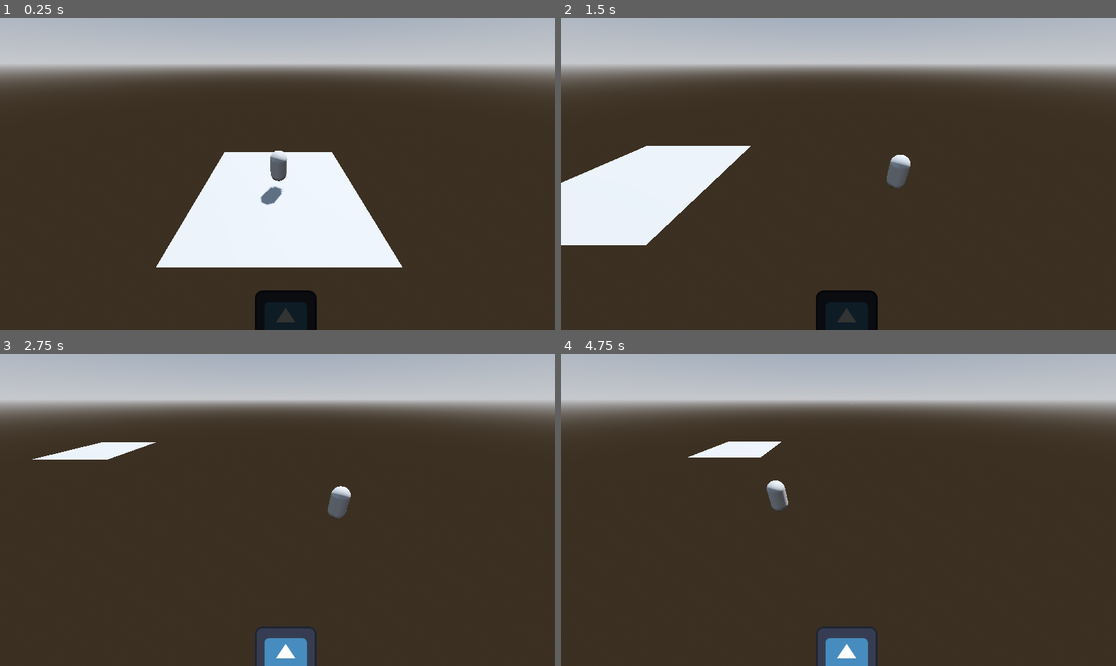
Above: before the commit, frames 1-4 (two rows, left to right).
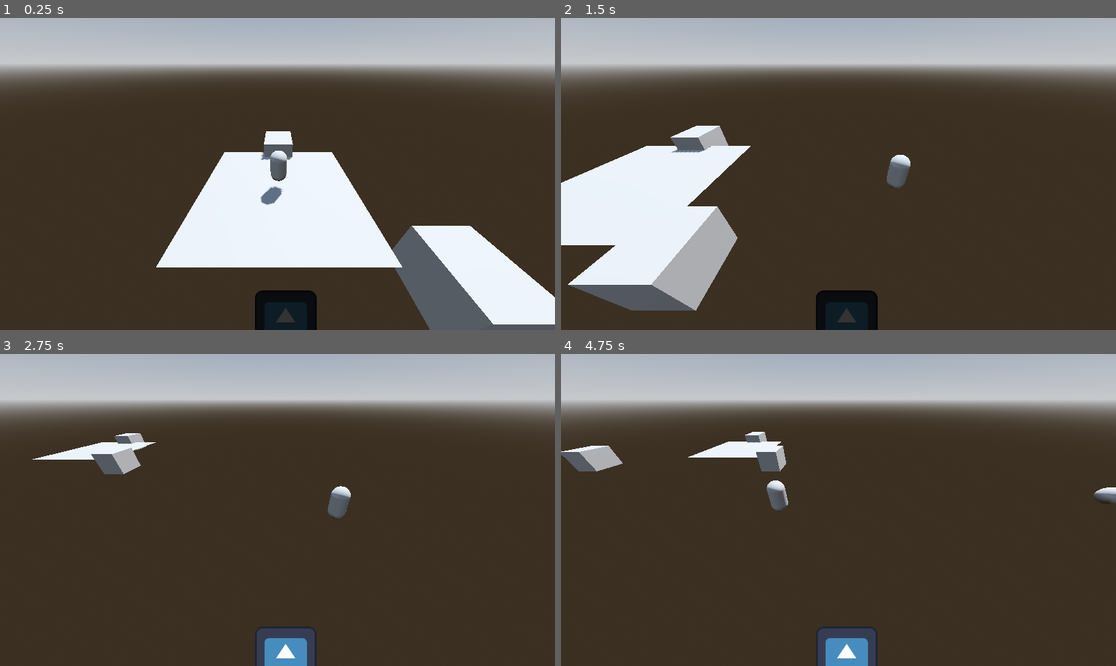
Above: after the commit, the same moments.

Repository: RadekWalaszczyk/ProjektJez
Game: Godot game, scene res://Scenes/test_scene.tscn
Two runs of this game, one before a commit and one after it. Both use one fixed random seed, a clock stepped at 60 frames per second and the inputs below. The engine's default icon, where the game draws it, is replaced by a stand-in: a white triangle on a blue panel in a dark square. Sound files missing from this copy of the repository are replaced by a short silence.
Inputs:
- Up to frame 1 (0.25 s): no input
- Up to frame 2 (1.5 s): hold D (ui_right) 0.53-1.28 s; hold S (ui_down) from 1.28 s (still down)
- Up to frame 3 (2.75 s): release S (ui_down) at 2.03 s; hold D (ui_right) from 2.03 s (still down)
- Up to frame 4 (4.75 s): release D (ui_right) at 2.78 s; hold Up (SpellUp) 2.78-3.53 s; hold A (ui_left) from 3.53 s (still down)

The runs differ from the first frame. In frame 1, 7.5% of the frame differs, in the area x 46-100%, y 36-100%; in frame 2, 6.6%; in frame 3, 0.6%; in frame 4, 1.2%.

Commit message:
on cos tam ten

Diff:
--- a/Prefabs/Spells/SpellTemporary.tscn
+++ b/Prefabs/Spells/SpellTemporary.tscn
@@ -1,8 +1,10 @@
-[gd_scene load_steps=3 format=3 uid="uid://wom7fr4ycw5y"]
+[gd_scene load_steps=4 format=3 uid="uid://wom7fr4ycw5y"]
 
 [ext_resource type="Script" path="res://Scenes/BasicTemporarySpell.gd" id="1_v62vd"]
 
 [sub_resource type="SphereMesh" id="SphereMesh_osvim"]
+
+[sub_resource type="SphereShape3D" id="SphereShape3D_dkwxi"]
 
 [node name="SpellTemporary" type="Node3D"]
 script = ExtResource("1_v62vd")
@@ -10,3 +12,19 @@
 [node name="MeshInstance3D" type="MeshInstance3D" parent="."]
 transform = Transform3D(1, 0, 0, 0, 1, 0, 0, 0, 1, 0, 1, 0)
 mesh = SubResource("SphereMesh_osvim")
+
+[node name="NearestEnemy" type="Area3D" parent="."]
+collision_mask = 2
+
+[node name="CollisionShape3D" type="CollisionShape3D" parent="NearestEnemy"]
+transform = Transform3D(30, 0, 0, 0, 30, 0, 0, 0, 30, 0, 0, 0)
+shape = SubResource("SphereShape3D_dkwxi")
+
+[node name="HitCollider" type="Area3D" parent="."]
+collision_mask = 2
+
+[node name="CollisionShape3D" type="CollisionShape3D" parent="HitCollider"]
+transform = Transform3D(1, 0, 0, 0, 1, 0, 0, 0, 1, 0, 1.00024, 0)
+shape = SubResource("SphereShape3D_dkwxi")
+
+[connection signal="area_entered" from="HitCollider" to="." method="_on_hit_collider_area_entered"]
--- a/Scenes/BasicTemporarySpell.gd
+++ b/Scenes/BasicTemporarySpell.gd
@@ -1,8 +1,23 @@
 extends Node3D
 
-func _ready():
-	pass # Replace with function body.
+var target : Node3D
 
-func _process(delta):
-	global_position += transform.basis * Vector3.FORWARD * 2
+func _physics_process(delta):
+	if target == null:
+		var allPossTargets = $NearestEnemy.get_overlapping_areas()
+		var shortestDistance : float = 150
+		for possTarget in allPossTargets:
+			var currDist = (possTarget.global_position - global_position).length()
+			if currDist < shortestDistance:
+				shortestDistance = currDist
+				target = possTarget
+		return
+
+	look_at(target.global_position)
+	global_position += transform.basis * Vector3.FORWARD
 	pass
+
+
+func _on_hit_collider_area_entered(area: Area3D):
+	queue_free()
+	pass
--- a/Scenes/test_scene.tscn
+++ b/Scenes/test_scene.tscn
@@ -15,6 +15,10 @@
 tonemap_mode = 2
 glow_enabled = true
 
+[sub_resource type="BoxMesh" id="BoxMesh_pwajn"]
+
+[sub_resource type="BoxShape3D" id="BoxShape3D_2tte3"]
+
 [sub_resource type="PlaneMesh" id="PlaneMesh_r3bhg"]
 
 [node name="TestScene" type="Node3D"]
@@ -26,6 +30,45 @@
 transform = Transform3D(-0.866025, -0.433013, 0.25, 0, 0.5, 0.866025, -0.5, 0.75, -0.433013, 0, 0, 0)
 shadow_enabled = true
 
+[node name="Enemek" type="MeshInstance3D" parent="."]
+transform = Transform3D(2.42551, 0, 0, 0, 2.45127, 0, 0, 0, 3.03035, 0, 0, -5.606)
+mesh = SubResource("BoxMesh_pwajn")
+skeleton = NodePath("../Ground")
+
+[node name="Area3D" type="Area3D" parent="Enemek"]
+collision_layer = 2
+collision_mask = 0
+
+[node name="CollisionShape3D" type="CollisionShape3D" parent="Enemek/Area3D"]
+transform = Transform3D(1, 0, 0, 0, 1, 0, 0, 0, 1, 0, 0, 0)
+shape = SubResource("BoxShape3D_2tte3")
+
+[node name="Enemek2" type="MeshInstance3D" parent="."]
+transform = Transform3D(2.42551, 0, 0, 0, 2.45127, 0, 0, 0, 3.03035, 6.738, 0, 5.41088)
+mesh = SubResource("BoxMesh_pwajn")
+skeleton = NodePath("../Ground")
+
+[node name="Area3D" type="Area3D" parent="Enemek2"]
+collision_layer = 2
+collision_mask = 0
+
+[node name="CollisionShape3D" type="CollisionShape3D" parent="Enemek2/Area3D"]
+transform = Transform3D(1, 0, 0, 0, 1, 0, 0, 0, 1, 0, 0, 0)
+shape = SubResource("BoxShape3D_2tte3")
+
+[node name="Enemek3" type="MeshInstance3D" parent="."]
+transform = Transform3D(2.42551, 0, 0, 0, 2.45127, 0, 0, 0, 3.03035, -17.2138, 0, 5.41088)
+mesh = SubResource("BoxMesh_pwajn")
+skeleton = NodePath("../Ground")
+
+[node name="Area3D" type="Area3D" parent="Enemek3"]
+collision_layer = 2
+collision_mask = 0
+
+[node name="CollisionShape3D" type="CollisionShape3D" parent="Enemek3/Area3D"]
+transform = Transform3D(1, 0, 0, 0, 1, 0, 0, 0, 1, 0, 0, 0)
+shape = SubResource("BoxShape3D_2tte3")
+
 [node name="Ground" type="MeshInstance3D" parent="."]
 transform = Transform3D(5, 0, 0, 0, 5, 0, 0, 0, 5, 0, 0, 0)
 mesh = SubResource("PlaneMesh_r3bhg")
--- a/project.godot
+++ b/project.godot
@@ -77,3 +77,8 @@
 "events": [Object(InputEventKey,"resource_local_to_scene":false,"resource_name":"","device":-1,"window_id":0,"alt_press …(182 unchanged characters)…
 ]
 }
+
+[layer_names]
+
+3d_physics/layer_1="Default"
+3d_physics/layer_2="Enemy"
Not shown: 1 places in Scenes/test_scene.tscn that only renumber resources
